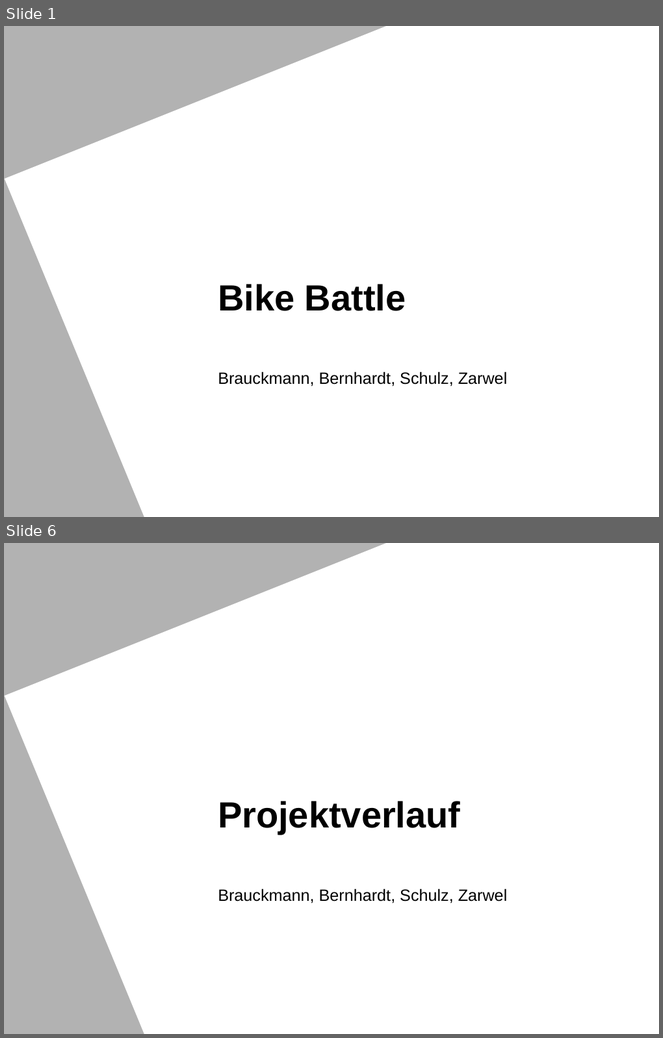
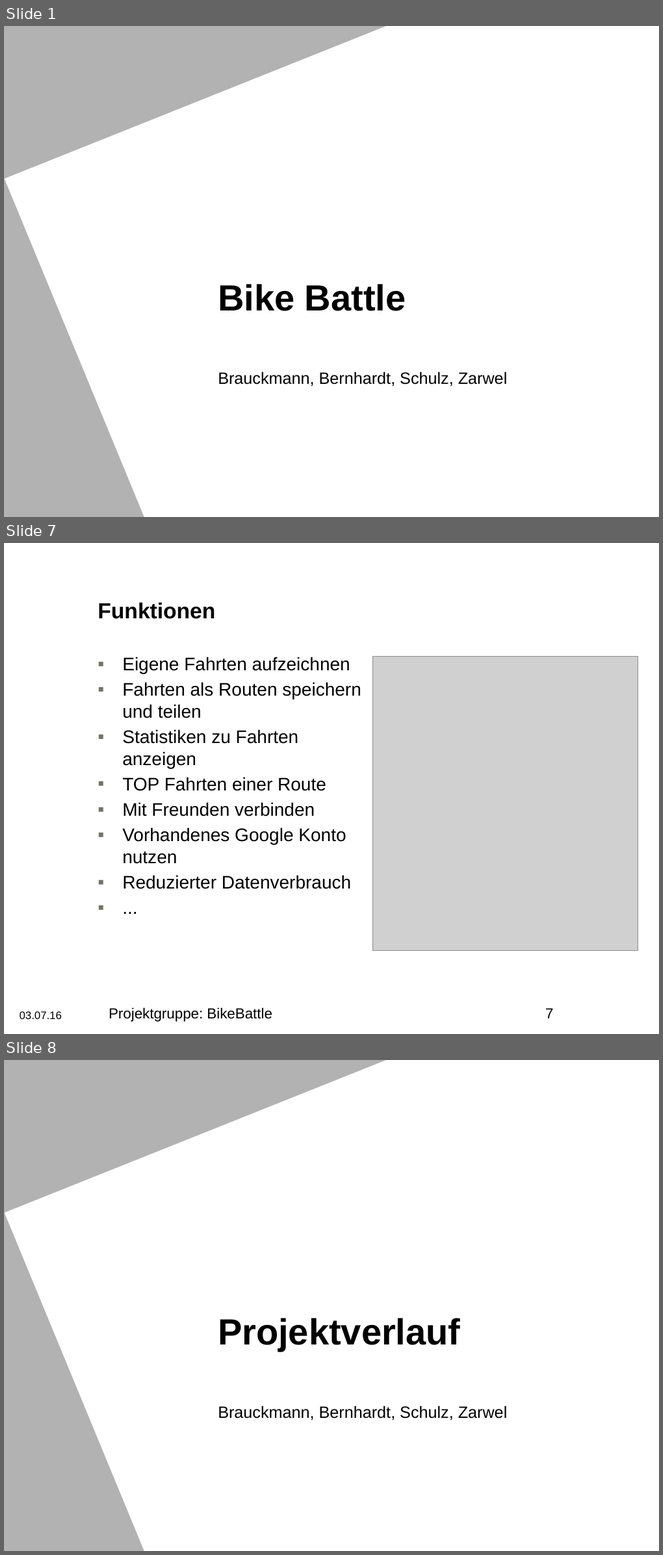
Before and after one commit to darenegade/BikeBattle, a slide deck: Abschlusspraesentation_bikebattle.pptm. Shown one above the other, each under a label of ours: slides 1 and 6 before the commit, slides 1, 7 and 8 after it; the slides between them are not shown. The pictures are 663x1038 and 663x1555 pixels, drawn with LibreOffice and Linux fonts; fonts in the diff are those of the drawing; grey boxes stand for pictures; background and template pictures are left out. Boxes give left, top, right and bottom in pixels: in the first picture for what was removed or moved away, otherwise in the second. Text is boxed around its words. In the diff, an @@ line names an element or a change of style, - is before the commit and + after.

```diff
--- a/Abschlusspraesentation_bikebattle.pptm
+++ b/Abschlusspraesentation_bikebattle.pptm
@@ slide 7 added at [4,543,659,1034], background #FFFFFF @@
@@ title added at [98,602,215,619], 24 pt, text #000000, bold @@
+Funktionen
@@ text added at [122,657,361,889], 20 pt, text #000000 @@
+▪ Eigene Fahrten aufzeichnen
+▪ Fahrten als Routen speichern und teilen
+▪ Statistiken zu Fahrten anzeigen
+▪ TOP Fahrten einer Route
+▪ Mit Freunden verbinden
+▪ Vorhandenes Google Konto nutzen
+▪ Reduzierter Datenverbrauch
+▪ ...
@@ picture added at [373,656,638,951] @@
@@ text added at [109,1008,272,1022], 16 pt, text #000000 @@
+Projektgruppe: BikeBattle
@@ page number added at [545,1008,553,1019], 16 pt, text #000000 @@
+7
@@ text added at [20,1012,62,1019], 12 pt, text #000000 @@
+03.07.16
@@ what was slide 6 is now slide 8 @@
```
Also in this commit, not shown: 6 slides changed, 3 other slides added.
